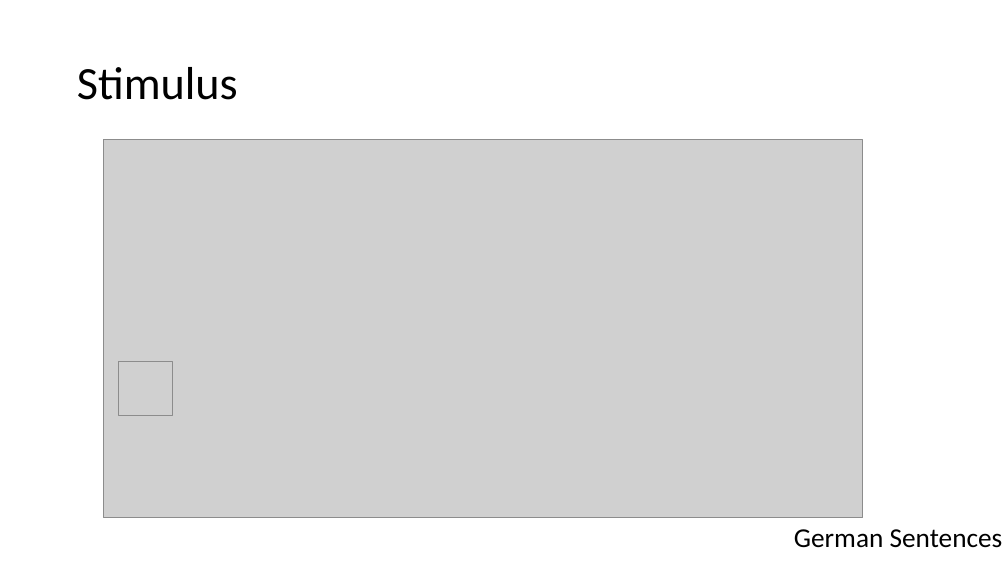
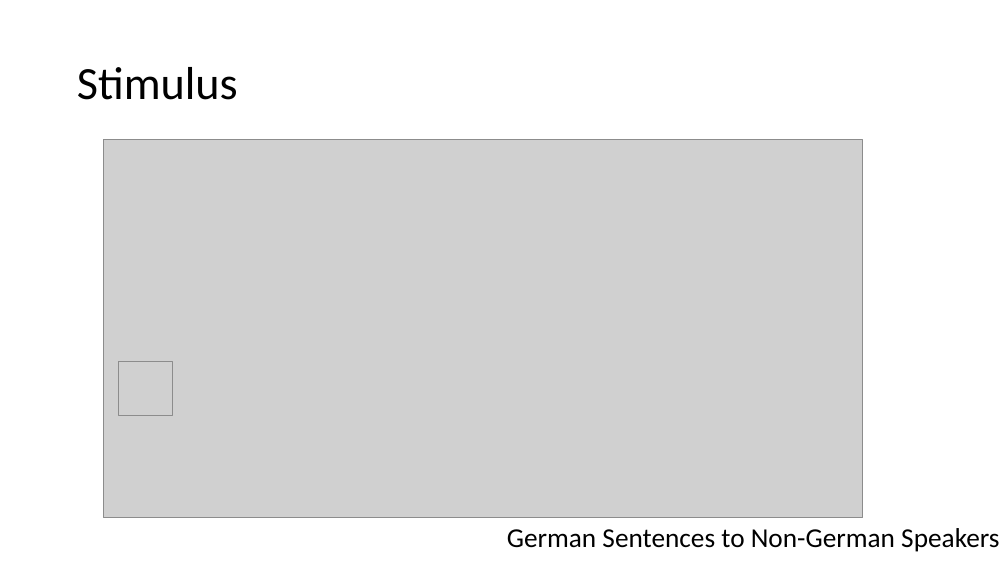
Before and after one commit to haberdashPI/german_track, a slide deck: slide 21 of presentations/ARO_2021/adapting_auditory_attention.pptx (slide 13 before the commit). Drawn at 1008x567 pixels with LibreOffice and Linux fonts; fonts in the diff are those of the drawing; grey boxes stand for pictures. Boxes give left, top, right and bottom in pixels: in the first picture for what was removed or moved away, otherwise in the second. Text is boxed around its words. In the diff, an @@ line names an element or a change of style, - is before the commit and + after.

```diff
--- a/presentations/ARO_2021/adapting_auditory_attention.pptx
+++ b/presentations/ARO_2021/adapting_auditory_attention.pptx
@@ text at (507, 528, 999, 552): text changed @@
-German Sentences
+German Sentences to Non-German Speakers
```
Also in this commit, not shown: 4 other slides changed, 27 slides added, 22 slides removed.
